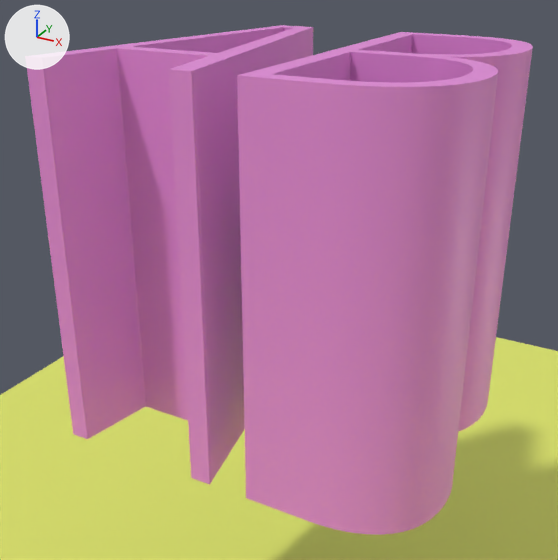
Two versions of the Blender file examples/blender/blends/timed3d.blend, one commit apart.
Camera for both pictures: a 50 mm lens placed at (1.1, -3.44, 1.47), pointed at (-0.71, -0.14, -0.18). Lighting does not change. The marker at upper left points along +X, +Y and +Z.

The scene before the commit, as lines of its bpy script (objects in view):
```python
ob_ct_autotag_root = bpy.data.objects.new('ct_autotag_ROOT', cu_ct_autotag_root)
ob_ct_autotag_root.location = (0.0, 0.0, 0.0)
ob_plane = bpy.data.objects.new('Plane', me_plane_001)
ob_plane.location = (0.0, 0.0, -2.492)
ob_plane.scale = (4.27, 4.27, 4.27)
```
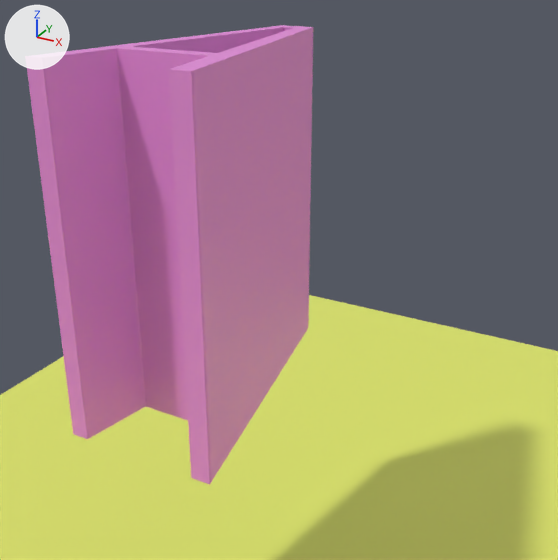
The change, as a diff of the scene's bpy script:
```diff
--- a/examples/blender/blends/timed3d.blend.py
+++ b/examples/blender/blends/timed3d.blend.py
@@ cu_ct_autotag_root @@
 cu_ct_autotag_root.dimensions = '2D'
-_sp = cu_ct_autotag_root.splines.new('BEZIER'); _sp.bezier_points.add(15)
-_sp.bezier_points.foreach_set('co', [-0.49, -0.875, 0.0, -0.165, -0.875, 0.0, 0.0788, -0.84, 0.0, 0.244, -0.744, 0.0, 0.338, -0.599, 0.0, 0.367, -0.417, 0.0, 0.324, -0.209, 0.0, 0.186, -0.0488, 0.0, 0.0428, 0.012, 0.0, 0.175, 0.0825, 0.0, 0.282, 0.233, 0.0, 0.318, 0.417, 0.0, 0.275, 0.649, 0.0, 0.121, 0.814, 0.0, -0.19, 0.875, 0.0, -0.49, 0.875, 0.0])
-_sp.bezier_points.foreach_set('handle_left', [-0.49, -0.875, 0.0, -0.165, -0.875, 0.0, 0.0112, -0.863, 0.0, 0.201, -0.785, 0.0, 0.318, -0.655, 0.0, 0.367, -0.482, 0.0, 0.353, -0.273, 0.0, 0.249, -0.0912, 0.0, 0.0983, -0.00125, 0.0, 0.138, 0.0508, 0.0, 0.259, 0.174, 0.0, 0.318, 0.352, 0.0, 0.303, 0.58, 0.0, 0.195, 0.773, 0.0, -0.0567, 0.875, 0.0, -0.49, 0.875, 0.0])
-_sp.bezier_points.foreach_set('handle_right', [-0.49, -0.875, 0.0, -0.07, -0.875, 0.0, 0.146, -0.817, 0.0, 0.286, -0.703, 0.0, 0.357, -0.543, 0.0, 0.367, -0.343, 0.0, 0.295, -0.145, 0.0, 0.146, -0.0215, 0.0, 0.0941, 0.0273, 0.0, 0.223, 0.124, 0.0, 0.306, 0.291, 0.0, 0.318, 0.502, 0.0, 0.247, 0.718, 0.0, 0.0471, 0.855, 0.0, -0.19, 0.875, 0.0, -0.49, 0.875, 0.0])
-_sp.use_cyclic_u = True
 _sp = cu_ct_autotag_root.splines.new('BEZIER'); _sp.bezier_points.add(7)
@@ cu_ct_autotag_root @@
 _sp = cu_ct_autotag_root.splines.new('BEZIER'); _sp.bezier_points.add(7)
 _sp.bezier_points.foreach_set('handle_right', [-1.59, -0.875, 0.0, -1.49, -0.875, 0.0, -1.414, -0.465, 0.0, -0.886, -0.465, 0.0, -0.81, -0.875, 0.0, -0.7, -0.875, 0.0, -1.038, 0.875, 0.0, -1.252, 0.875, 0.0])
-_sp.use_cyclic_u = True
-_sp = cu_ct_autotag_root.splines.new('BEZIER'); _sp.bezier_points.add(7)
-_sp.bezier_points.foreach_set('co', [-0.39, -0.785, 0.0, -0.39, -0.0425, 0.0, -0.115, -0.0425, 0.0, 0.176, -0.149, 0.0, 0.27, -0.417, 0.0, 0.17, -0.685, 0.0, -0.14, -0.785, 0.0, -0.39, -0.785, 0.0])
-_sp.bezier_points.foreach_set('handle_left', [-0.39, -0.785, 0.0, -0.39, -0.0425, 0.0, -0.115, -0.0425, 0.0, 0.114, -0.0779, 0.0, 0.27, -0.309, 0.0, 0.237, -0.618, 0.0, 0.0, -0.785, 0.0, -0.39, -0.785, 0.0])
-_sp.bezier_points.foreach_set('handle_right', [-0.39, -0.785, 0.0, -0.39, -0.0425, 0.0, 0.0167, -0.0425, 0.0, 0.239, -0.22, 0.0, 0.27, -0.529, 0.0, 0.103, -0.752, 0.0, -0.14, -0.785, 0.0, -0.39, -0.785, 0.0])
-_sp.use_cyclic_u = True
-_sp = cu_ct_autotag_root.splines.new('BEZIER'); _sp.bezier_points.add(9)
-_sp.bezier_points.foreach_set('co', [-0.39, 0.045, 0.0, -0.39, 0.785, 0.0, -0.165, 0.785, 0.0, 0.0688, 0.738, 0.0, 0.186, 0.608, 0.0, 0.22, 0.417, 0.0, 0.179, 0.226, 0.0, 0.0512, 0.0938, 0.0, -0.165, 0.045, 0.0, -0.39, 0.045, 0.0])
-_sp.bezier_points.foreach_set('handle_left', [-0.39, 0.045, 0.0, -0.39, 0.785, 0.0, -0.165, 0.785, 0.0, 0.0129, 0.769, 0.0, 0.164, 0.662, 0.0, 0.22, 0.489, 0.0, 0.206, 0.282, 0.0, 0.109, 0.126, 0.0, -0.0783, 0.045, 0.0, -0.39, 0.045, 0.0])
-_sp.bezier_points.foreach_set('handle_right', [-0.39, 0.045, 0.0, -0.39, 0.785, 0.0, -0.065, 0.785, 0.0, 0.125, 0.706, 0.0, 0.209, 0.552, 0.0, 0.22, 0.346, 0.0, 0.151, 0.17, 0.0, -0.00625, 0.0612, 0.0, -0.165, 0.045, 0.0, -0.39, 0.045, 0.0])
 _sp.use_cyclic_u = True
```

Changed parts and their boxes [x1, y1, x2, y2] in the pictures (558 x 560 px):
'ct_autotag_ROOT', reshaped (43% narrower, 10% shorter)
    before: [25, 25, 533, 535]
    after: [25, 25, 314, 485]
